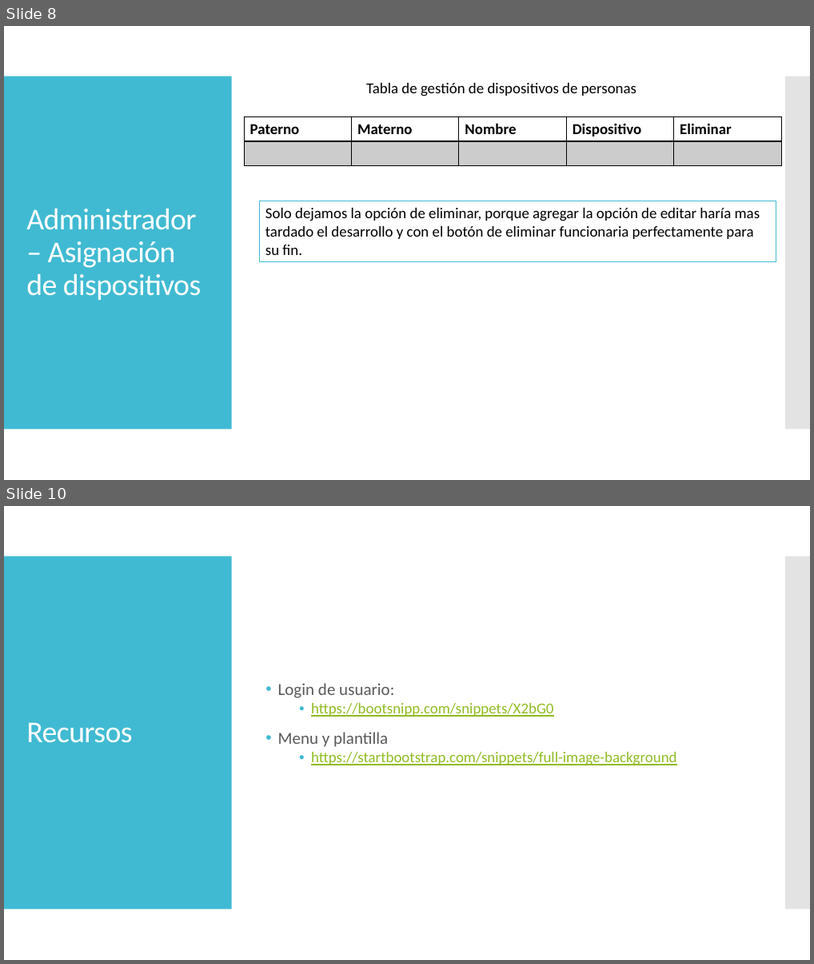
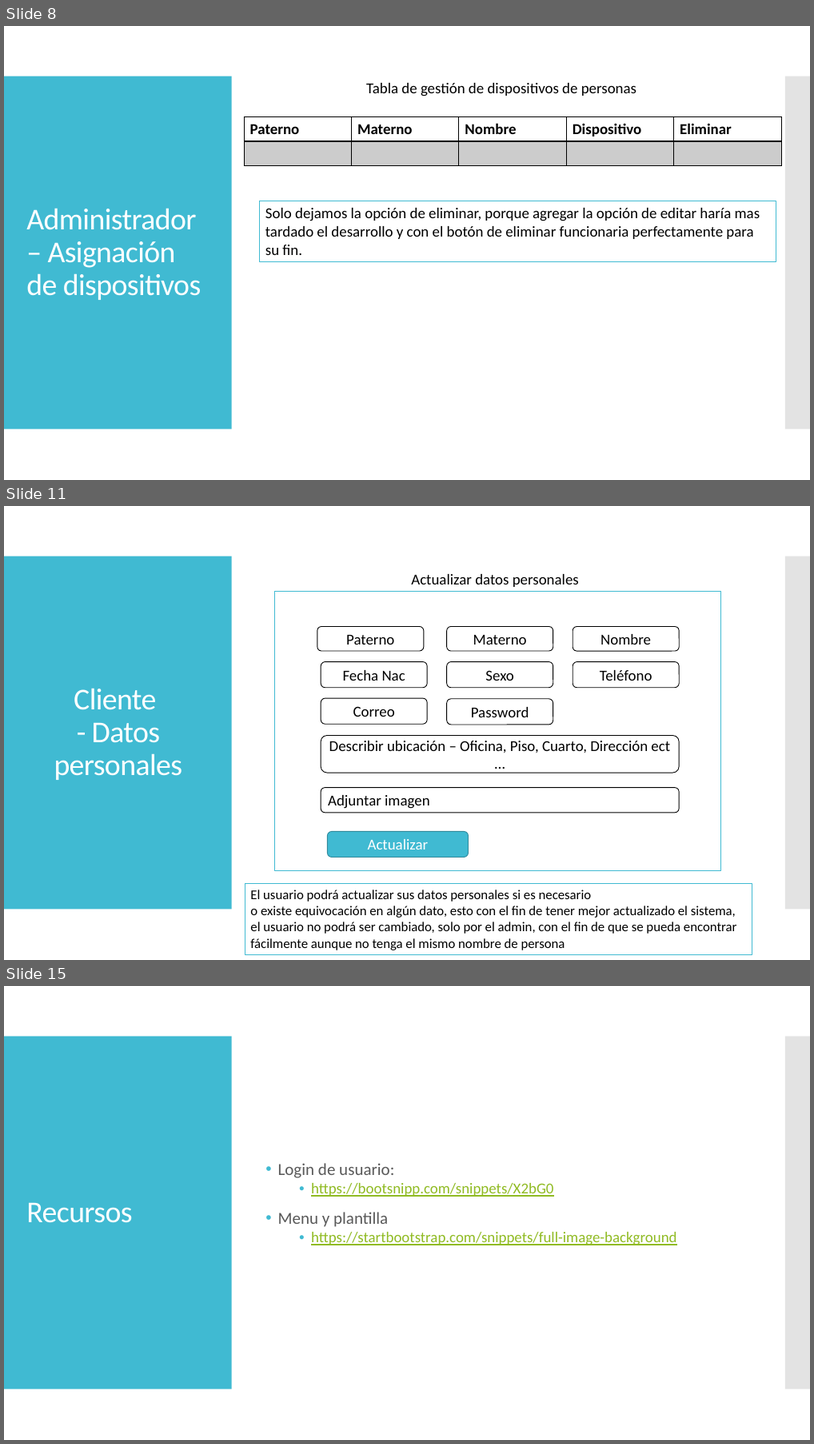
Before and after one commit to ByBoni1416/HelpDesk, a slide deck: docs/Sistema de mesa de ayuda o help-desk.pptx. Shown one above the other, each under a label of ours: slides 8 and 10 before the commit, slides 8, 11 and 15 after it; the slides between them are not shown. The pictures are 814x964 and 814x1444 pixels, drawn with LibreOffice and Linux fonts; fonts in the diff are those of the drawing. Boxes give left, top, right and bottom in pixels: in the first picture for what was removed or moved away, otherwise in the second. Text is boxed around its words. In the diff, an @@ line names an element or a change of style, - is before the commit and + after.

```diff
--- a/docs/Sistema de mesa de ayuda o help-desk.pptx
+++ b/docs/Sistema de mesa de ayuda o help-desk.pptx
@@ slide 11 added at (x1=4, y1=506, x2=810, y2=960), background #FFFFFF; not listed: 2 template elements that a slide beside it also shows @@
@@ text added at (x1=411, y1=574, x2=579, y2=587), 18 pt, text #000000 @@
+Actualizar datos personales
@@ rectangle added at (x1=275, y1=591, x2=722, y2=870), fill #FFFFFF, outline #40BAD2 0.85 pt @@
@@ rounded rectangle added at (x1=318, y1=626, x2=424, y2=651), fill #FFFFFF, outline #000000 0.85 pt, 18 pt, text #000000 @@
+Paterno
@@ rounded rectangle added at (x1=447, y1=626, x2=554, y2=651), fill #FFFFFF, outline #000000 0.85 pt, 18 pt, text #000000 @@
+Materno
@@ rounded rectangle added at (x1=574, y1=626, x2=680, y2=651), fill #FFFFFF, outline #000000 0.85 pt, 18 pt, text #000000 @@
+Nombre
@@ rounded rectangle added at (x1=321, y1=661, x2=427, y2=688), fill #FFFFFF, outline #000000 0.85 pt, 18 pt, text #000000 @@
+Fecha Nac
@@ rounded rectangle added at (x1=447, y1=661, x2=554, y2=688), fill #FFFFFF, outline #000000 0.85 pt, 18 pt, text #000000 @@
+Sexo
@@ rounded rectangle added at (x1=574, y1=661, x2=680, y2=688), fill #FFFFFF, outline #000000 0.85 pt, 18 pt, text #000000 @@
+Teléfono
@@ title added at (x1=54, y1=688, x2=183, y2=780), 36 pt, text #FFFFFF @@
+Cliente
+- Datos personales
@@ rounded rectangle added at (x1=321, y1=698, x2=427, y2=724), fill #FFFFFF, outline #000000 0.85 pt, 18 pt, text #000000 @@
+Correo
@@ rounded rectangle added at (x1=447, y1=699, x2=554, y2=725), fill #FFFFFF, outline #000000 0.85 pt, 18 pt, text #000000 @@
+Password
@@ rounded rectangle added at (x1=321, y1=736, x2=680, y2=772), fill #FFFFFF, outline #000000 0.85 pt, 18 pt, text #000000 @@
+Describir ubicación – Oficina, Piso, Cuarto, Dirección ect …
@@ rounded rectangle added at (x1=321, y1=788, x2=680, y2=812), fill #FFFFFF, outline #000000 0.85 pt, 18 pt, text #000000 @@
+Adjuntar imagen
@@ rounded rectangle added at (x1=328, y1=832, x2=469, y2=857), fill #40BAD2, outline #2F8A9B 0.85 pt, 18 pt, text #FFFFFF @@
+Actualizar
@@ rectangle added at (x1=245, y1=883, x2=752, y2=954), fill #FFFFFF, outline #40BAD2 0.85 pt, 16 pt, text #000000 @@
+El usuario podrá actualizar sus datos personales si es necesario
+o existe equivocación en algún dato, esto con el fin de tener mejor actualizado el sistema, el usuario no podrá ser cambiado, solo por el admin, con el fin de que se pueda encontrar fácilmente aunque no tenga el mismo nombre de persona
@@ what was slide 10 is now slide 15 @@
```
Also in this commit, not shown: 3 slides changed, 4 other slides added, 1 other file.
